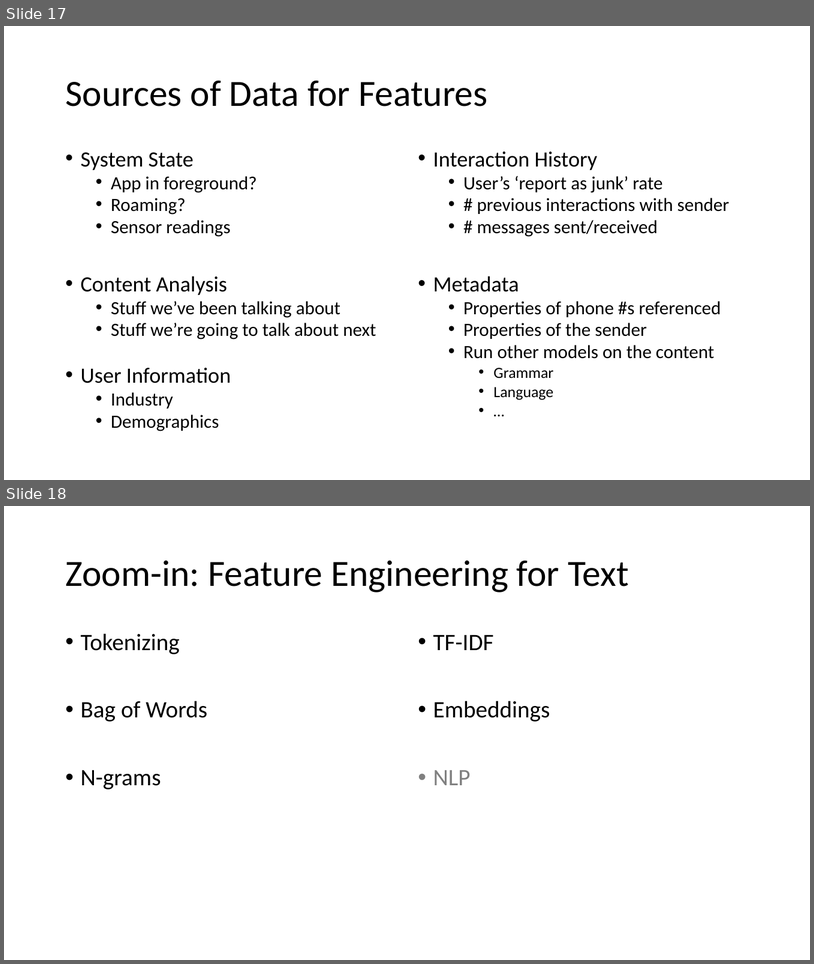
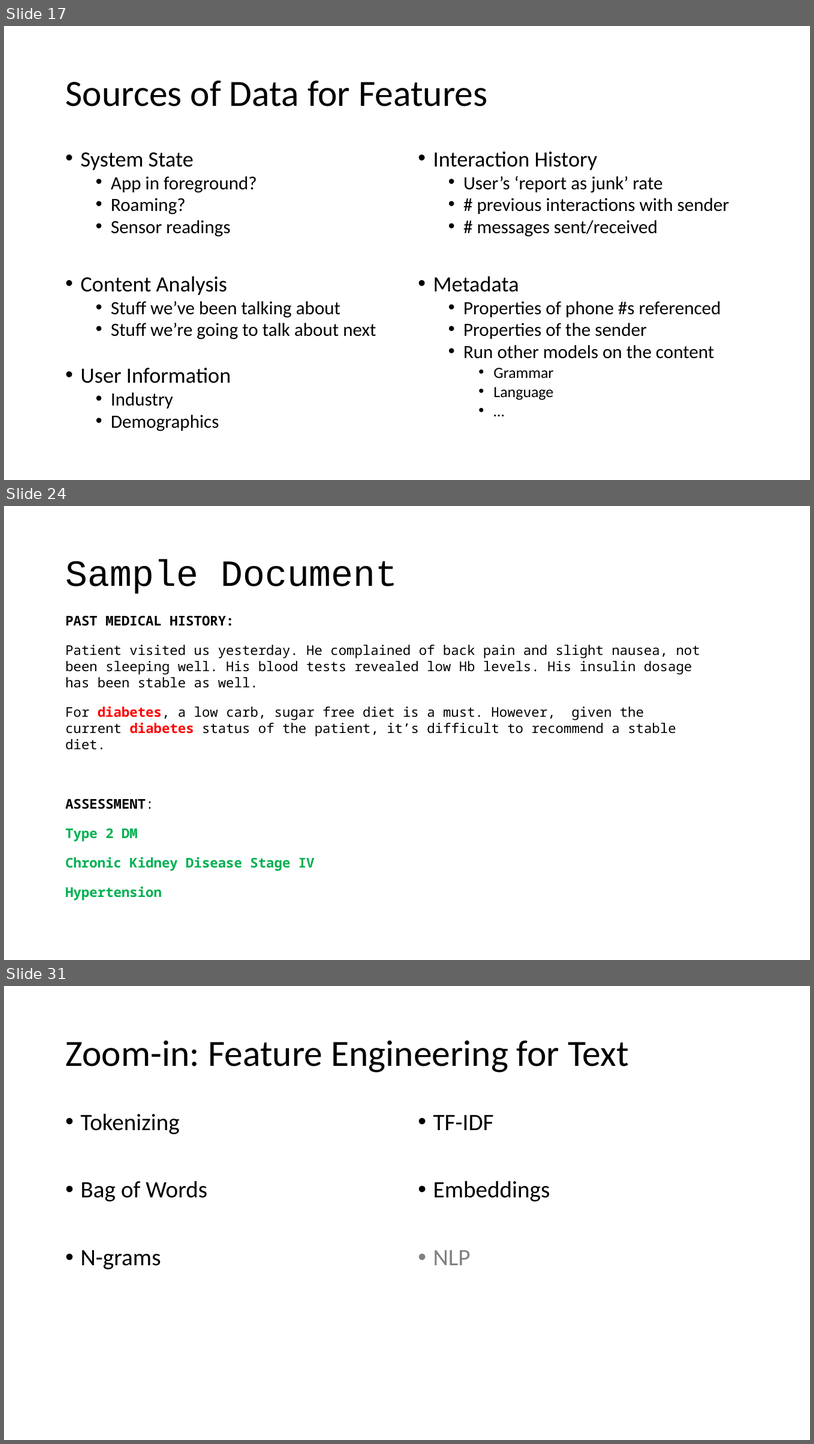
Before and after one commit to maelstromdat/MediTechBigData, a slide deck: 5. Adv. Feature Engineering.pptx. Shown one above the other, each under a label of ours: slides 17 and 18 before the commit, slides 17, 24 and 31 after it; the slides between them are not shown. The pictures are 814x964 and 814x1444 pixels, drawn with LibreOffice and Linux fonts; fonts in the diff are those of the drawing. Boxes give left, top, right and bottom in pixels: in the first picture for what was removed or moved away, otherwise in the second. Text is boxed around its words. In the diff, an @@ line names an element or a change of style, - is before the commit and + after.

```diff
--- a/5. Adv. Feature Engineering.pptx
+++ b/5. Adv. Feature Engineering.pptx
@@ slide 24 added at <box>4,506,810,960</box>, background #FFFFFF @@
@@ title added at <box>65,559,398,594</box>, 44 pt, text #000000 @@
+Sample Document
@@ text added at <box>65,615,701,900</box>, 16 pt, text #000000 @@
+PAST MEDICAL HISTORY:
+Patient visited us yesterday. He complained of back pain and slight nausea, not been sleeping well. His blood tests revealed low Hb levels. His insulin dosage has been stable as well.
+For diabetes, a low carb, sugar free diet is a must. However, given the current diabetes status of the patient, it’s difficult to recommend a stable diet.
+ASSESSMENT:
+Type 2 DM
+Chronic Kidney Disease Stage IV
+Hypertension
@@ what was slide 18 is now slide 31 @@
```
Also in this commit, not shown: 1 slide changed, 13 other slides added, 1 slide removed, 1 other file.
